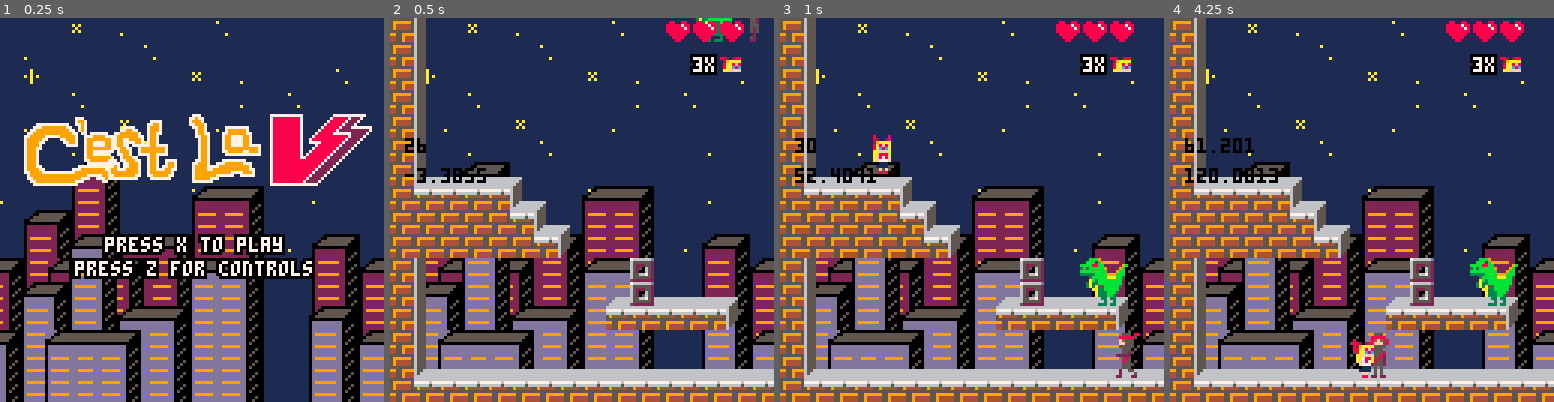
Above: before the commit, frames 1-4 (left to right).
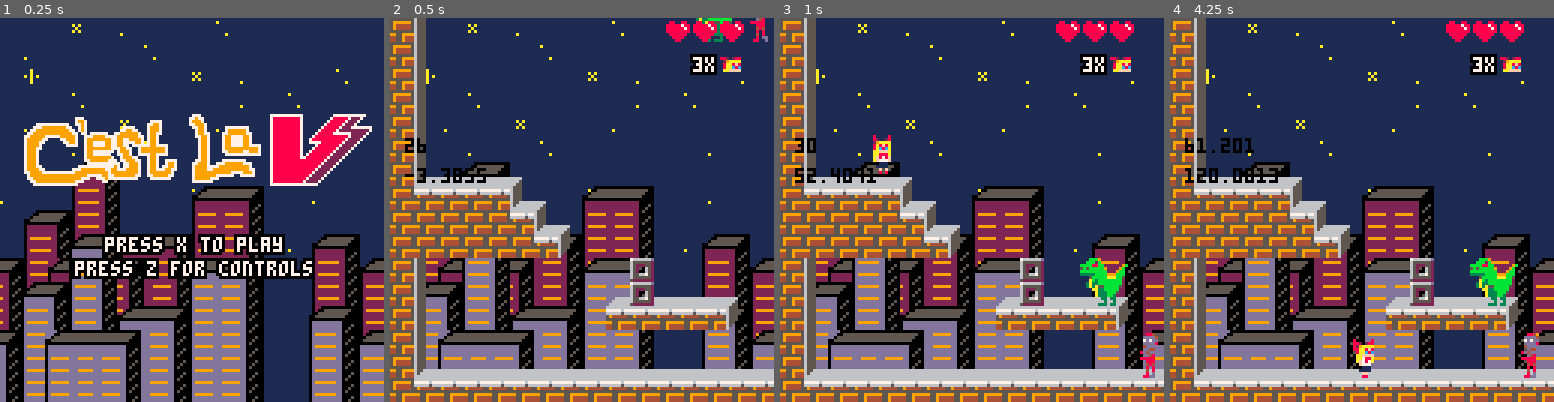
Above: after the commit, the same moments.

Repository: MarkNickerson/SailorV
Game: PICO-8 cartridge sailorv.p8
Same seed, same stepped clock (60 frames per second), same inputs: the game is played once before the commit and once after it.
Inputs:
- Up to frame 1 (0.25 s): no input
- Up to frame 2 (0.5 s): tap X (X key) at 0.33 s
- Up to frame 3 (1 s): tap O (Z key) at 0.7 s
- Up to frame 4 (4.25 s): tap X (X key) at 1.07, 1.85, 2.97, 4.08 s; hold Right 1.6-2.1 s; tap O (Z key) every 0.4 s from 1.7 to 4.1 s; hold Up 2.15-2.42 s; hold Right 2.47-3.03 s; hold Left 3.08-3.58 s; hold Down 3.63-3.97 s; hold Right from 4.02 s (still down)

Frame 1 is identical in both runs. In frame 2, 0.2% of the frame differs, in the area x 93-99%, y 0-7%; in frame 3, 0.6%; in frame 4, 0.7%, in the area x 52-97%, y 82-94%.

Commit message:
added zombies

Diff:
--- a/sailorv.p8
+++ b/sailorv.p8
@@ -424,7 +424,7 @@
 
 function solid(obs, x, y, tag)
 
-  if ((obs.tag == 1) or (obs.tag == 2)) or (obs.tag == 6) or (obs.tag == 7) then
+  if ((obs.tag == 1) or (obs.tag == 2)) or (obs.tag == 6) or (obs.tag == 7) or (obs.tag == 8) then
     local tilex1 = ((x - (x % 8)) / 8)
     local tilex2 = ((x - (x % 8) + 8) / 8)
     local tiley1 = ((y - (y % 8)) / 8)
@@ -552,6 +552,7 @@
   -- 1: player
   -- 2: ninja
   -- 7: deityzilla
+  -- 8: zombies
 
   if(actor.tag == 1) then
     move_player()
@@ -561,6 +562,9 @@
   end
   if(actor.tag == 7) then
     update_deityzilla()
+  end
+  if(actor.tag == 8) then
+    update_zombie(actor)
   end
 
 
@@ -728,6 +732,10 @@
 
 allninjas = {
   tag = 2
+}
+
+allzombies = {
+  tag = 8
 }
 
 function update_shuriken(obj)
@@ -939,6 +947,68 @@
       drawarrow = true
     end
   end
+end
+
+function make_zombie(x,y, hp)
+  local zombie = {
+    tag=8,
+    x=x,                 -- x position
+    y=y,                 -- y position
+    dx=0,
+    dy=0,
+    max_dx=.2,             -- max x speed
+    p_speed=0.02 + (rnd(0.075)),         -- acceleration force
+    drag=0.02,            -- drag force
+    gravity=0.15,         -- gravity
+    flip = false,  -- false == left facing, true == right facing
+    health = hp,
+    sprite = 107,
+    is_throwing = false,
+    is_walking = true,
+    throw_mod = 250 + flr(rnd(150)),
+    throw_timer = 0,
+    hearts = 5
+  }
+  add(allzombies, zombie)
+  return zombie
+end
+
+function update_zombie(zombie)
+
+ if(t % 25 == 0 and zombie.sprite < 111) then
+    zombie.sprite = zombie.sprite + 1
+  elseif(t % 25 == 0 and zombie.sprite == 111) then
+    --play_sound_effect(sound_effects.footstep)
+    zombie.sprite = 107
+  end
+
+ if(t % 25 == 0) then
+  if(player.x < zombie.x and zombie.dx > -zombie.max_dx) then
+   if((zombie.x - player.x) < 8) then --player isnt moving, zombie stops at player location
+    zombie.dx = 0
+   else
+     zombie.flip = false
+     zombie.dx-=zombie.p_speed
+  end
+  elseif(player.x > zombie.x and zombie.dx < zombie.max_dx) then
+    if((player.x - zombie.x) < 8) then
+    zombie.dx = 0
+   else
+     zombie.flip = true
+     zombie.dx += zombie.p_speed
+    end
+  end
+end
+
+  zombie.dy+=zombie.gravity
+  -- delete zombie if it falls into the abyss
+  if((zombie.y >= 150 and zombie.y <= 155) or (zombie.y >= 260 and zombie.y <= 265) or zombie.health == nil) then
+    del(allzombies, zombie)
+  end
+end
+
+function draw_zombie(zombie)
+   spr(zombie.sprite, zombie.x, zombie.y-16, 1, 2, zombie.flip)
 end
 
 function make_deityzilla(x, y)
@@ -1155,11 +1225,15 @@
 
 function update_game()
   -- spawn more ninjas at randomized x locations
-  if(player.x >= ninjaspawn) then
+  --if(player.x >= ninjaspawn) then
+  if(player.x >= zombiespawn) then
     if (zone == 1) then
-      make_ninja(player.x + 100, 0, 10)
-      ninjaspawn += 50
-      ninjaspawn += flr(rnd(200))
+      --make_ninja(player.x + 100, 0, 10)
+      --ninjaspawn += 50
+      --ninjaspawn += flr(rnd(200))
+      make_zombie(player.x + 100, 0, 10)
+      zombiespawn += 50
+      zombiespawn += flr(rnd(200))
     elseif (zone == 2) then
       -- make_ninja(player.x + 100, 180, 10)
       -- ninjaspawn += 50
@@ -1173,9 +1247,10 @@
   obs_collision(fireball, player)
   foreach(health_pack, update_health_pack)
   foreach(checkpoint, update_checkpoint)
+  foreach(allninjas, move_actor)
+  foreach(allzombies, move_actor)
+  move_actor(deityzilla)
   move_actor(player)
-  foreach(allninjas, move_actor)
-  move_actor(deityzilla)
 
   if(player.x >= 300 and player.x <= 350 and zone == 1) then
     spawnbrawl(300, 0)
@@ -1236,8 +1311,9 @@
   map(0, 0, 0, 0, 128, 32)
   foreach(allninjas, draw_ninja)
   foreach(shuriken, draw_obj)
+  foreach(allzombies, draw_zombie)
+  draw_deityzilla()
   foreach(fireball, draw_obj)
-  draw_deityzilla()
   foreach(health_pack, draw_obj)
   foreach(checkpoint, draw_obj)
   if(blocking == true) then
@@ -1511,6 +1587,7 @@
 function instantiate_level_obs()
   -- location to spawn first ninja
   ninjaspawn = 0
+  zombiespawn = 0
 
   if (zone == 1) then
     make_ninja(469, 0, 10) -- because dan wanted a ninja here
@@ -1918,21 +1995,21 @@
 00505000020000500050002200200500005200000005200000500200002200000020500000000000000000006666666666666665995000009950000000040900
 02202200220002200220000202200500002200000052200005500200005500000225500000000000000000005555555555555555555000005550000000000080
 0000000000000000000bbb90000000000000000000000000000bbb90000000000000000000000000000000000000000000000000000000000000000000000000
-000bbb900000000000bbb2b900000000000bbb900000000000bbb2b9000000000000000000000000000000000008840000884000000884000088400000884000
-00bbb2b90000000bbbbb88bb0000009b00bbb2b90000000bbbbb88bb0000009b000bbb900000000b0000000000dddd400dddd40000dddd400dddd4000dddd400
-bbbb88bb0000009b5b5bbbbb900009b0bbbb88bb0000009b5b5bbbbb900009b000bbb2b90000009b00000000007d7dd007d7dd00007d7dd007d7dd0007d7dd00
-5b5bbbbb900009b0bbbbbbbbb0009bb05b5bbbbb900009b0bbbbbbbbb0009bb0bbbb88bb000009b00000000000dddd800dddd80000dddd800dddd8000dddd800
-bbbbbbbbb0009bb033333bbbb900bbb0bbbbbbbbb0009bb033333bbbb900bbb05b5bbbbb90009bb000000000004dddd004dddd00004dddd004dddd0004dddd00
-33333bbbb900bbb00005bbbbbaaabb5033333bbbb900bbb00005bbbbbaaabb50bbbbbbbbb900bbb000000000000d440000d44000000d440000d4400000d44000
-000ab3bbbaaabb50000ab3bbbbbbbb00000abbbbbaaabb50000ab3bbbbbbbb0022233bbbbaaabb50000000000848dd08dd4dd0000848dd08dd4dd000dd4dd000
-003a33bbbbbbbb00003a33bbbbbbbb00000ab3bbbbbbbb00003a33bbbbbbbb003330abbbbbbbbb0000000000000d480000d48000000d480000d4800000d48000
-003a3abb55bbb500003a3abb55bbb500003a33bbbbbbbb00003a3a55bbbbb5000000ab3bbbbbbb00000000000888880888888000088888088888800088888000
-0000aabb33bbb0000005aabb33bbb00000303bbb55bbb5000000aa33bbbbb0000003a33b55bbb50000000000000ddd0000888000000ddd000088800000888000
-00003aab335b500000055aab335b500000000aab33bbb00000000a333bbb50000003a3ab33bbb000000000000004d400004840000004d4000048400000484000
-00003aaa3335000000035aaa3335000000000aaa335b500000000a333bb3000000000aaa335b5000000000000008080000808000000808000088000000808000
-0000333a333000000003350a0333000000000aaa333300000000000330330000000000aa33330000000000000004080000408000000408000048000004008000
-000000300030000000000300000300000000003000030000000000003003000000000030000300000000000000080d0000800dd000080d00008d00008800d000
-00003330333000000003330000330000000033300033000000000033303300000000333000330000000000000088dd00088000d00088dd0008dd0000000dd000
+000bbb900000000000bbb2b900000000000bbb900000000000bbb2b9000000000000000000000000000000000008840000088400000884000008840000088400
+00bbb2b90000000bbbbb88bb0000009b00bbb2b90000000bbbbb88bb0000009b000bbb900000000b0000000000dddd4000dddd4000dddd4000dddd4000dddd40
+bbbb88bb0000009b5b5bbbbb900009b0bbbb88bb0000009b5b5bbbbb900009b000bbb2b90000009b00000000007d7dd0007d7dd0007d7dd0007d7dd0007d7dd0
+5b5bbbbb900009b0bbbbbbbbb0009bb05b5bbbbb900009b0bbbbbbbbb0009bb0bbbb88bb000009b00000000000dddd8000dddd8000dddd8000dddd8000dddd80
+bbbbbbbbb0009bb033333bbbb900bbb0bbbbbbbbb0009bb033333bbbb900bbb05b5bbbbb90009bb000000000004dddd0004dddd0004dddd0004dddd0004dddd0
+33333bbbb900bbb00005bbbbbaaabb5033333bbbb900bbb00005bbbbbaaabb50bbbbbbbbb900bbb000000000000d4400000d4400000d4400000d4400000d4400
+000ab3bbbaaabb50000ab3bbbbbbbb00000abbbbbaaabb50000ab3bbbbbbbb0022233bbbbaaabb500000000008d4dd0008d4dd0008d4dd0008d4dd0008d4dd00
+003a33bbbbbbbb00003a33bbbbbbbb00000ab3bbbbbbbb00003a33bbbbbbbb003330abbbbbbbbb0000000000000d4800000d4800000d4800000d4800000d4800
+003a3abb55bbb500003a3abb55bbb500003a33bbbbbbbb00003a3a55bbbbb5000000ab3bbbbbbb00000000000888880008888800088888000888880008888800
+0000aabb33bbb0000005aabb33bbb00000303bbb55bbb5000000aa33bbbbb0000003a33b55bbb500000000000008880000088800000888000008880000088800
+00003aab335b500000055aab335b500000000aab33bbb00000000a333bbb50000003a3ab33bbb000000000000004840000048400000484000004840000048400
+00003aaa3335000000035aaa3335000000000aaa335b500000000a333bb3000000000aaa335b5000000000000008080000080800000808000008800000080800
+0000333a333000000003350a0333000000000aaa333300000000000330330000000000aa33330000000000000004080000040800000408000004800000400800
+000000300030000000000300000300000000003000030000000000003003000000000030000300000000000000080d0000080dd000080d000008d00008800d00
+00003330333000000003330000330000000033300033000000000033303300000000333000330000000000000088dd00008800d00088dd00008dd0000000dd00
 43333353534353433353430000334333000000000000000000000000000000000000000000000000000000000000000000000000000000000000000000000000
 00000000000000000000000000000000000000000000000000000000000000000000000000000000000000000000000000000000000000000000000000000000
 43333353534353433353430000334333000000000000000000000000000000000000000000000000000000000000000000000000000000000000000000000000
